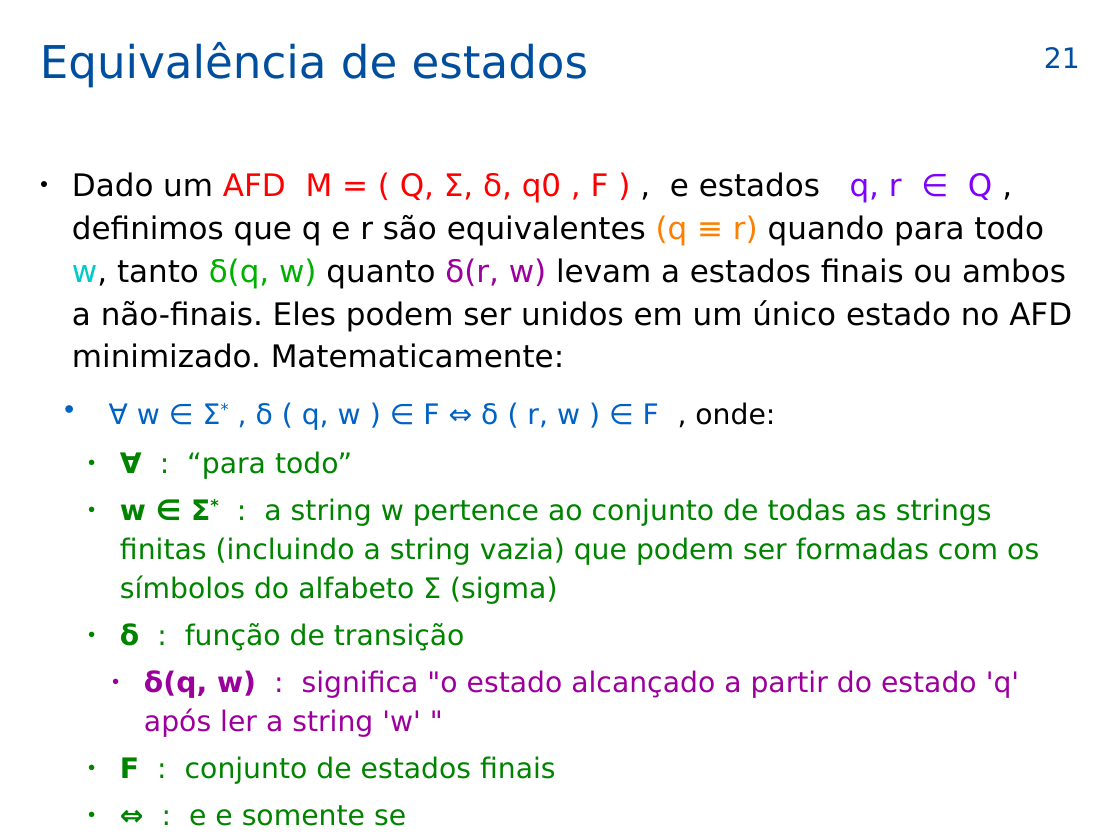
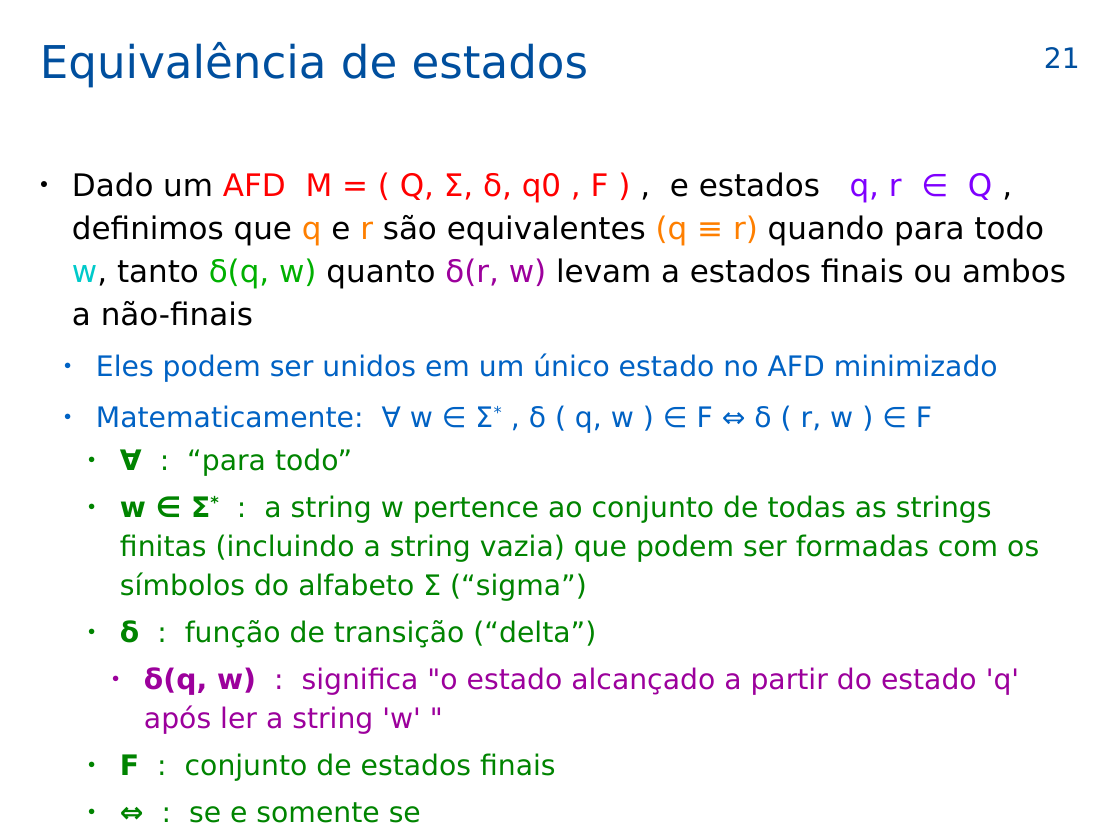
Before and after one commit to efurlanm/teaching, a slide deck: slide 21 of lfa/LFA-22-automatos_2025-04-02.odp. Drawn at 1120x840 pixels with LibreOffice and Linux fonts; fonts in the diff are those of the drawing; background and template pictures are left out. Boxes give left, top, right and bottom in pixels: in the first picture for what was removed or moved away, otherwise in the second. Text is boxed around its words. In the diff, an @@ line names an element or a change of style, - is before the commit and + after.

```diff
--- a/lfa/LFA-22-automatos_2025-04-02.odp
+++ b/lfa/LFA-22-automatos_2025-04-02.odp
@@ text at [72,172,1066,433]: text changed @@
-● Dado um AFD M = ( Q, Σ, δ, q0 , F ) , e estados q, r ∈ Q , definimos que q e r são equivalentes (q ≡ r) quando para todo w, tanto δ(q, w) quanto δ(r, w) levam a estados finais ou ambos a não-finais. Eles podem ser unidos em um único estado no AFD minimizado. Matematicamente:
-  ● ∀ w ∈ Σ* , δ ( q, w ) ∈ F ⇔ δ ( r, w ) ∈ F , onde:
+● Dado um AFD M = ( Q, Σ, δ, q0 , F ) , e estados q, r ∈ Q , definimos que q e r são equivalentes (q ≡ r) quando para todo w, tanto δ(q, w) quanto δ(r, w) levam a estados finais ou ambos a não-finais
+  ● Eles podem ser unidos em um único estado no AFD minimizado
+  ● Matematicamente: ∀ w ∈ Σ* , δ ( q, w ) ∈ F ⇔ δ ( r, w ) ∈ F
@@ text at [120,495,1039,648]: text changed @@
-    ● w ∈ Σ* : a string w pertence ao conjunto de todas as strings finitas (incluindo a string vazia) que podem ser formadas com os símbolos do alfabeto Σ (sigma)
-    ● δ : função de transição
+    ● w ∈ Σ* : a string w pertence ao conjunto de todas as strings finitas (incluindo a string vazia) que podem ser formadas com os símbolos do alfabeto Σ (“sigma”)
+    ● δ : função de transição (“delta”)
@@ text at [189,802,421,823]: text changed @@
-    ● ⇔ : e e somente se
+    ● ⇔ : se e somente se
```
Also in this commit, not shown: 17 other slides changed, 1 other file.
